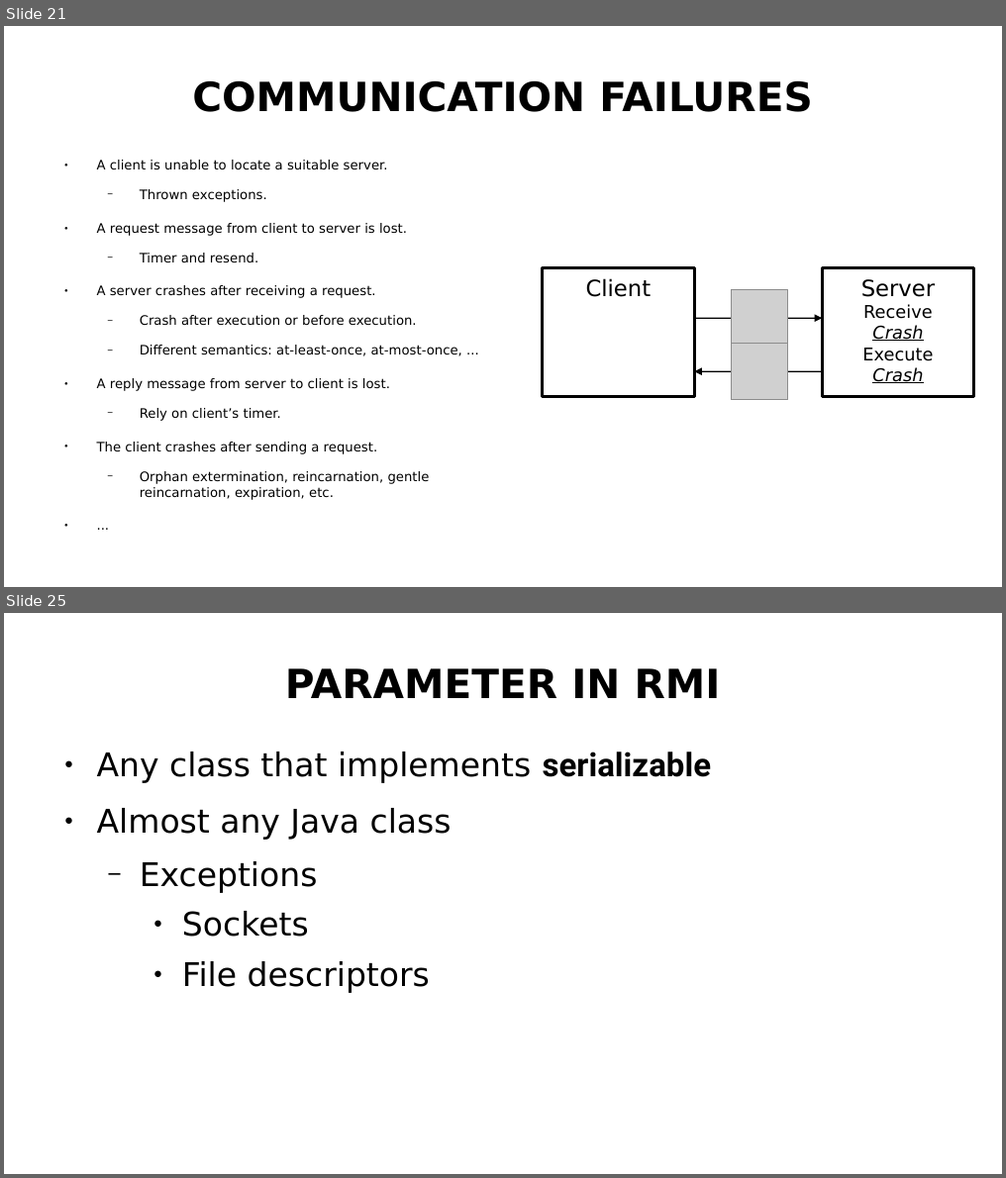
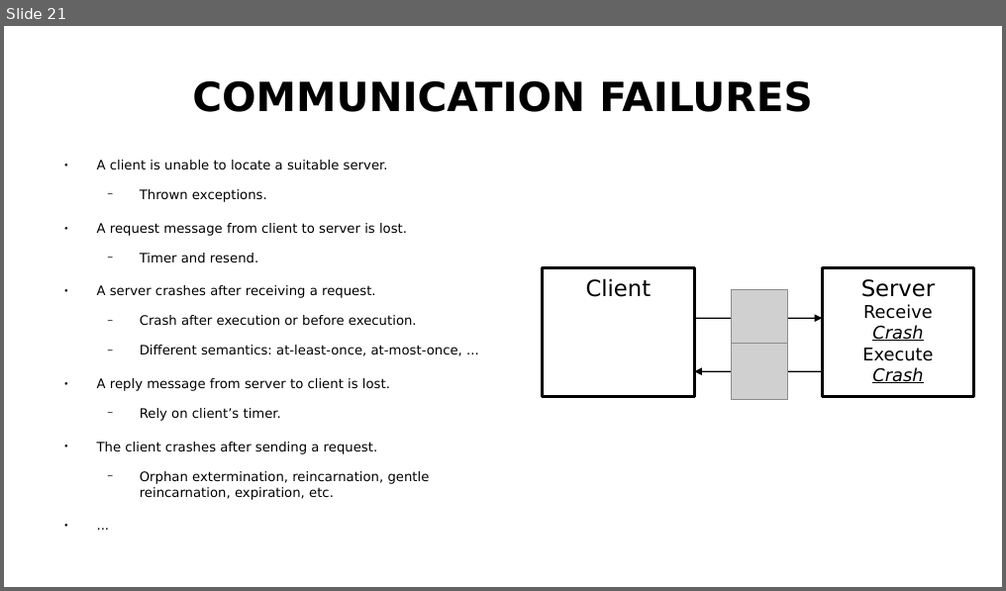
Before and after one commit to MID-IST-FALL-2018/mid-ist-fall-2018.github.io, a slide deck: assets/lectures-slides/MID-lecture-2.odp. Shown one above the other, each under a label of ours: slides 21 and 25 before the commit, slide 21 after it; the slides between them are not shown. The pictures are 1006x1178 and 1006x591 pixels, drawn with LibreOffice and Linux fonts; fonts in the diff are those of the drawing; grey boxes stand for pictures. Boxes give left, top, right and bottom in pixels: in the first picture for what was removed or moved away, otherwise in the second. Text is boxed around its words. In the diff, an @@ line names an element or a change of style, - is before the commit and + after.

```diff
--- a/assets/lectures-slides/MID-lecture-2.odp
+++ b/assets/lectures-slides/MID-lecture-2.odp
@@ slide 25 removed at (4,613,1002,1174), background #FFFFFF @@
@@ title removed at (285,668,721,698) @@
-PARAMETER IN RMI
@@ text removed at (97,752,711,992) @@
-● Any class that implements serializable
-● Almost any Java class
-  − Exceptions
-    ● Sockets
-    ● File descriptors
```
Also in this commit, not shown: 3 slides changed, 7 other slides removed, 4 other files.
